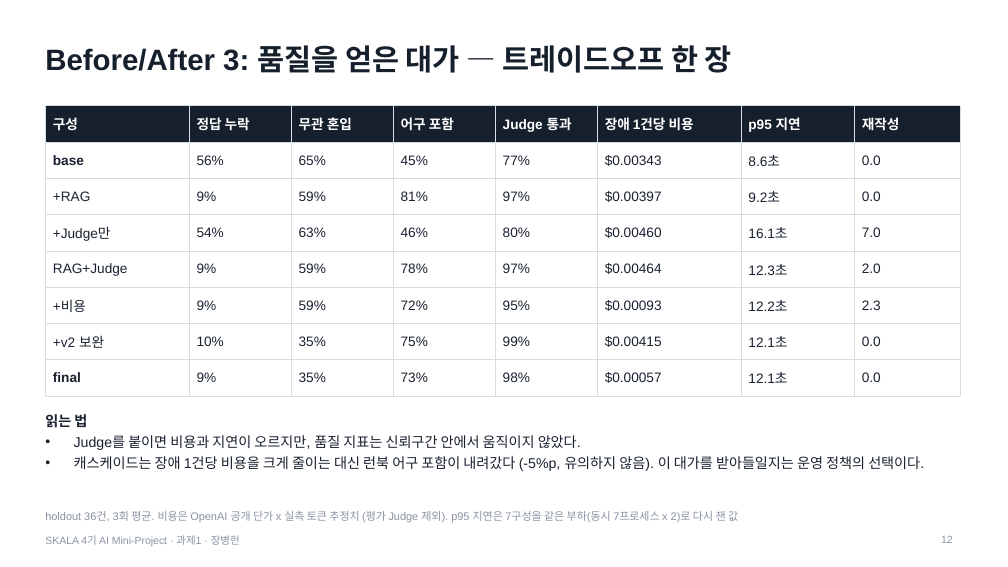
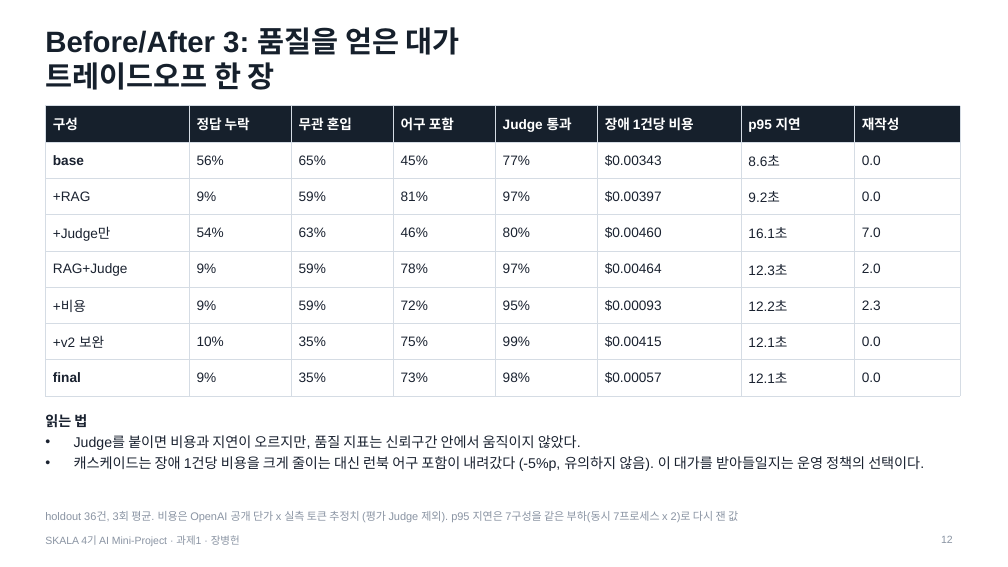
Before and after one commit to jang961111-hash/incident-agent-ablation, a slide deck: slide 12 of deck/incident-agent-ablation.pptx. Drawn at 1008x567 pixels with LibreOffice and Linux fonts; fonts in the diff are those of the drawing. Boxes give left, top, right and bottom in pixels: in the first picture for what was removed or moved away, otherwise in the second. Text is boxed around its words. In the diff, an @@ line names an element or a change of style, - is before the commit and + after.

```diff
--- a/deck/incident-agent-ablation.pptx
+++ b/deck/incident-agent-ablation.pptx
@@ title at <box>45,27,460,90</box>: text changed @@
-Before/After 3: 품질을 얻은 대가 — 트레이드오프 한 장
+Before/After 3: 품질을 얻은 대가
+트레이드오프 한 장
```
Also in this commit, not shown: 1 other slide changed, 3 other files.
